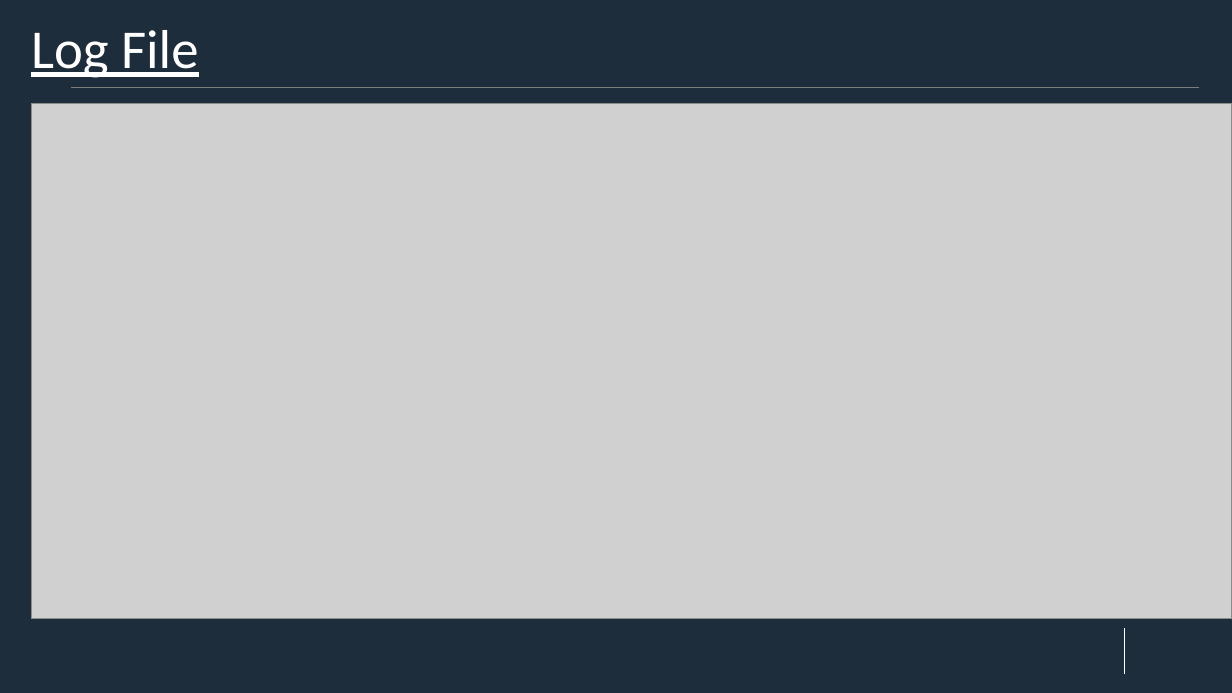
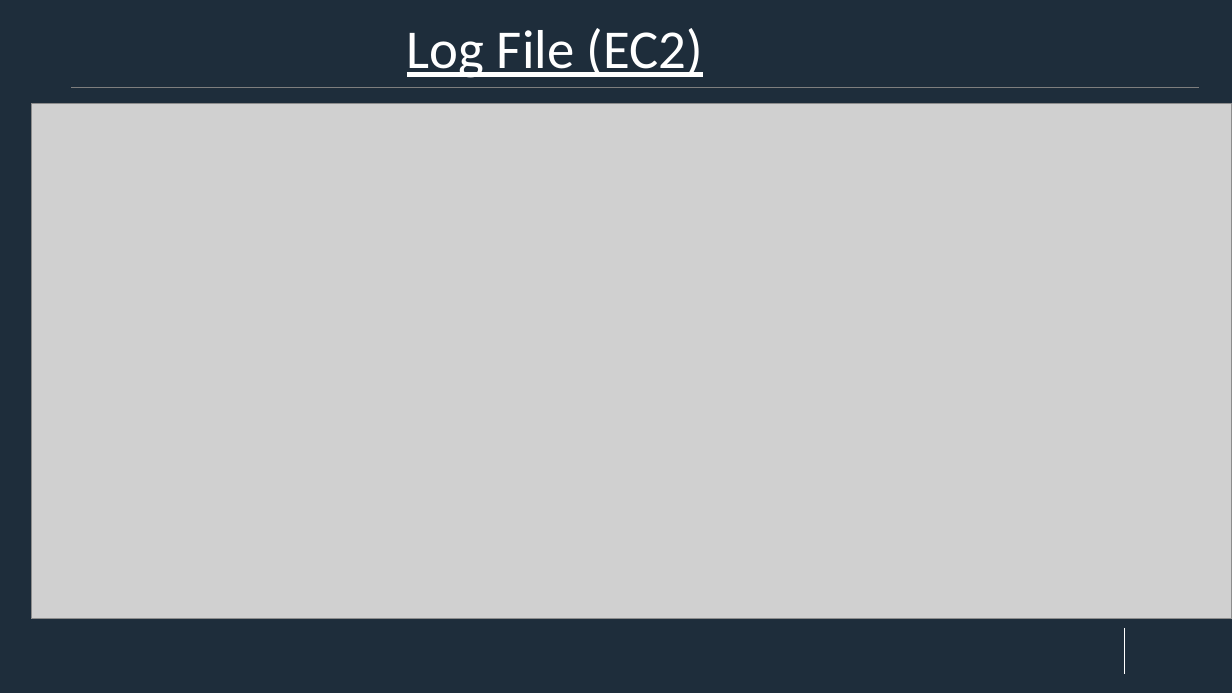
Before and after one commit to RaktimRay/deloitte-case-study-2, a slide deck: slide 12 of AWS_Case_Study_2.pptx (slide 9 before the commit). Drawn at 1232x693 pixels with LibreOffice and Linux fonts; fonts in the diff are those of the drawing; grey boxes stand for pictures; background and template pictures are left out. Boxes give left, top, right and bottom in pixels: in the first picture for what was removed or moved away, otherwise in the second. Text is boxed around its words. In the diff, an @@ line names an element or a change of style, - is before the commit and + after.

```diff
--- a/AWS_Case_Study_2.pptx
+++ b/AWS_Case_Study_2.pptx
@@ title at [407, 28, 703, 78]: text changed @@
-Log File
+Log File (EC2)
```
Also in this commit, not shown: 6 other slides changed, 4 slides added, 1 slide removed.
